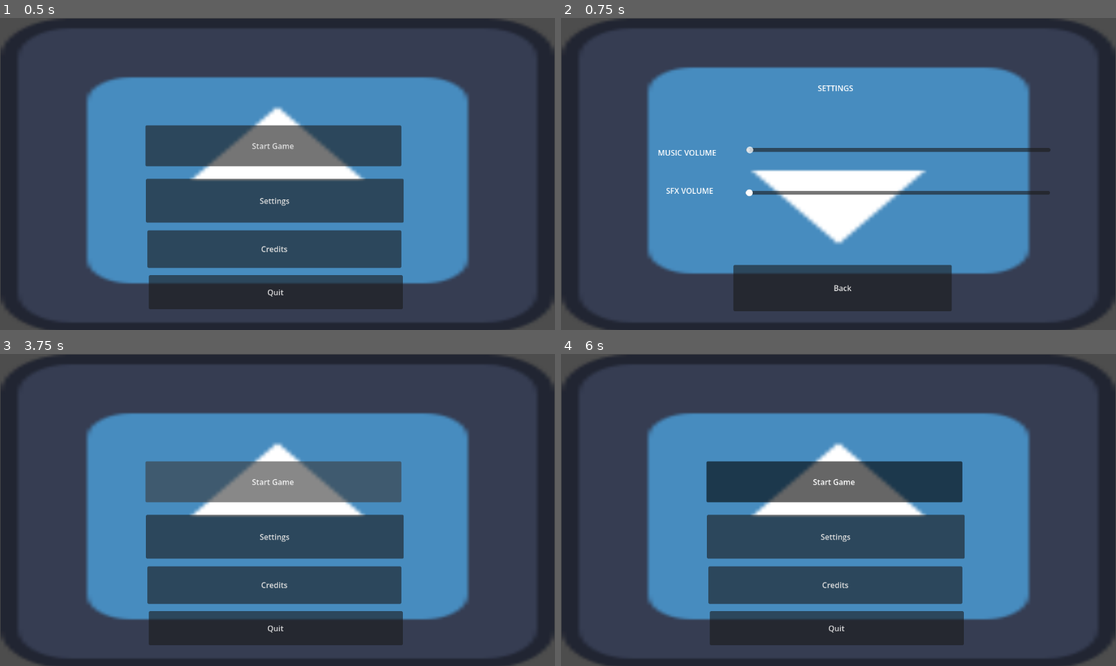
Above: before the commit, frames 1-4 (two rows, left to right).
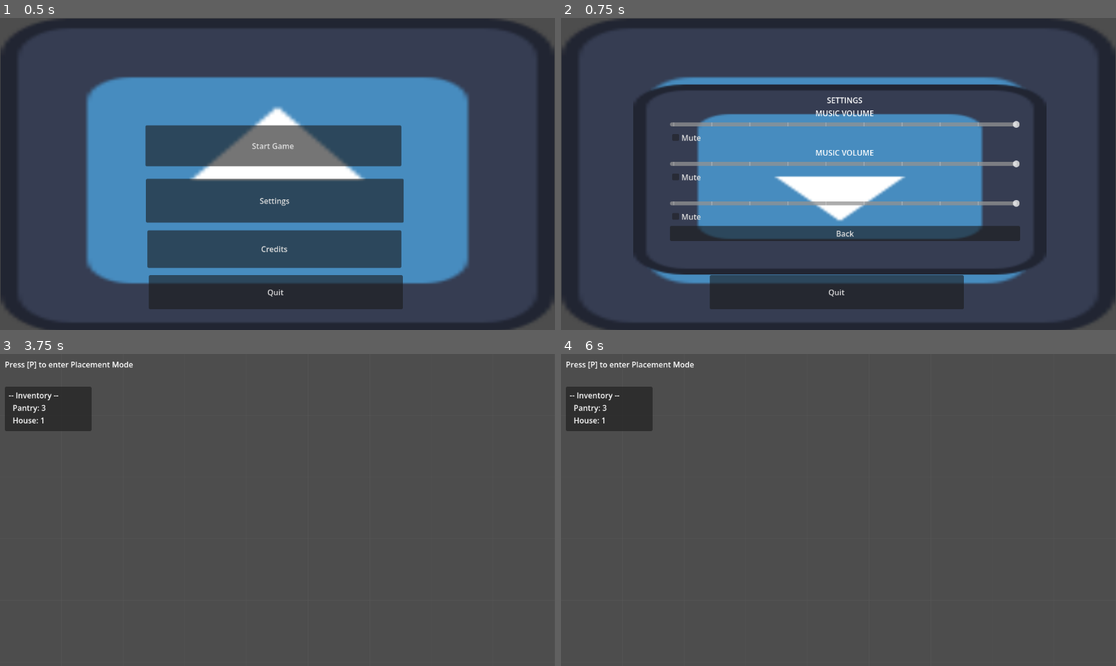
Above: after the commit, the same moments.

Repository: BigWing06/C3-Game-Jam-JARRN-Studios
Game: Godot game, scene res://scenes/Main Menu/MainMenu.tscn
The game is run twice, just before and just after one commit, with the same random seed, the same clock (stepped at 60 frames per second) and the same inputs. The engine's default icon, where the game draws it, is replaced by a stand-in: a white triangle on a blue panel in a dark square.
Inputs (mouse positions are in pixels of both pictures, inside the frame that each line leads up to):
- Up to frame 1 (0.5 s): no input
- Up to frame 2 (0.75 s): click "Settings" at 0.5 s
- Up to frame 3 (3.75 s): click "Back" at 1.25 s; click "Credits" at 2 s; click "Back" at 2.75 s; click "Start Game" at 3.5 s
- Up to frame 4 (6 s): click (832, 481) at 4.25 s, where only the run before the commit has a clickable "Start Game"; click (832, 481) at 5 s, where only the run before the commit has a clickable "Start Game"; tap P at 5.75, 5.85 s; move the mouse to (960, 494) at 5.77 s; click (960, 494) at 5.92 s

Frame 1 is identical in both runs. In frame 2, 36% of the frame differs, in the area x 13-89%, y 15-94%; in frame 3, 64%, in the area x 0-100%, y 0-100%; in frame 4, 63%.

Commit message:
Audio System
Added global audio with play_music and stop_music functions

Diff:
--- /dev/null
+++ b/pantry-planners/default_bus_layout.tres
@@ -0,0 +1,15 @@
+[gd_resource type="AudioBusLayout" format=3 uid="uid://sftvmqprvs86"]
+
+[resource]
+bus/1/name = &"Music"
+bus/1/solo = false
+bus/1/mute = false
+bus/1/bypass_fx = false
+bus/1/volume_db = 0.0
+bus/1/send = &"Master"
+bus/2/name = &"SFX"
+bus/2/solo = false
+bus/2/mute = false
+bus/2/bypass_fx = false
+bus/2/volume_db = 0.0
+bus/2/send = &"Master"
--- a/pantry-planners/project.godot
+++ b/pantry-planners/project.godot
@@ -15,6 +15,14 @@
 config/features=PackedStringArray("4.6", "Forward Plus")
 config/icon="res://icon.svg"
 
+[audio]
+
+buses/default_bus_layout="uid://sftvmqprvs86"
+
+[autoload]
+
+Audio="*uid://cnuusadau7t40"
+
 [global_group]
 
 house=""
--- /dev/null
+++ b/pantry-planners/scenes/Audio.tscn
@@ -0,0 +1,8 @@
+[gd_scene format=3 uid="uid://cnuusadau7t40"]
+
+[ext_resource type="Script" uid="uid://dyl22ryrjig4i" path="res://scenes/audio.gd" id="1_jp66d"]
+
+[node name="Audio" type="Node2D" unique_id=562752584]
+script = ExtResource("1_jp66d")
+
+[node name="MusicPlayer" type="AudioStreamPlayer" parent="." unique_id=1711863413]
--- a/pantry-planners/scenes/Main Menu/SettingsUI.tscn
+++ b/pantry-planners/scenes/Main Menu/SettingsUI.tscn
@@ -10,65 +10,89 @@
 anchors_preset = 15
 anchor_right = 1.0
 anchor_bottom = 1.0
-offset_left = 1.0
-offset_top = 1.0
-offset_right = 1151.0
-offset_bottom = 653.0
+offset_left = 150.0
+offset_top = 138.0
+offset_right = 1008.0
+offset_bottom = 533.0
 grow_horizontal = 2
 grow_vertical = 2
 texture = ExtResource("1_d0o66")
 flip_v = true
 
-[node name="Button Manager" type="Control" parent="." unique_id=1370861826]
-layout_mode = 3
-anchors_preset = 0
-offset_right = 40.0
-offset_bottom = 40.0
+[node name="Button Manager" type="VBoxContainer" parent="." unique_id=593322189]
+offset_left = 226.0
+offset_top = 81.0
+offset_right = 953.0
+offset_bottom = 541.0
+alignment = 1
 
-[node name="Navigate Back" type="Button" parent="Button Manager" unique_id=1828272215]
-layout_mode = 0
-offset_left = 358.0
-offset_top = 513.0
-offset_right = 811.0
-offset_bottom = 609.0
-text = "Back"
-
-[node name="Music Slider" type="HSlider" parent="Button Manager" unique_id=1413951940]
-layout_mode = 0
-offset_left = 384.0
-offset_top = 247.0
-offset_right = 1016.0
-offset_bottom = 301.0
-
-[node name="SFX Slider" type="HSlider" parent="Button Manager" unique_id=945495767]
-layout_mode = 0
-offset_left = 383.0
-offset_top = 336.0
-offset_right = 1015.0
-offset_bottom = 390.0
-
-[node name="Settings Label" type="Label" parent="." unique_id=903621282]
-offset_left = 528.0
-offset_top = 134.0
-offset_right = 612.0
-offset_bottom = 157.0
+[node name="Settings Label" type="Label" parent="Button Manager" unique_id=903621282]
+layout_mode = 2
 text = "SETTINGS"
 horizontal_alignment = 1
 
-[node name="Music Label" type="Label" parent="." unique_id=121188917]
-offset_left = 201.0
-offset_top = 268.0
-offset_right = 323.0
-offset_bottom = 291.0
+[node name="Master Label" type="Label" parent="Button Manager" unique_id=64458371]
+layout_mode = 2
 text = "MUSIC VOLUME"
 horizontal_alignment = 1
 
-[node name="SFX Label" type="Label" parent="." unique_id=1142678902]
-offset_left = 207.0
-offset_top = 347.0
-offset_right = 329.0
-offset_bottom = 370.0
+[node name="Master Slider" type="HSlider" parent="Button Manager" unique_id=1893733302]
+layout_mode = 2
+max_value = 1.0
+step = 0.05
+value = 0.5
+tick_count = 10
+ticks_on_borders = true
+ticks_position = 3
+
+[node name="Master Mute" type="CheckBox" parent="Button Manager" unique_id=63076743]
+layout_mode = 2
+text = "Mute"
+
+[node name="Music Label" type="Label" parent="Button Manager" unique_id=121188917]
+layout_mode = 2
+text = "MUSIC VOLUME"
+horizontal_alignment = 1
+
+[node name="Music Slider" type="HSlider" parent="Button Manager" unique_id=1413951940]
+layout_mode = 2
+max_value = 1.0
+step = 0.05
+value = 0.5
+tick_count = 10
+ticks_on_borders = true
+ticks_position = 3
+
+[node name="Music Mute" type="CheckBox" parent="Button Manager" unique_id=1615608315]
+layout_mode = 2
+text = "Mute"
+
+[node name="SFX Label" type="Label" parent="Button Manager" unique_id=1142678902]
+layout_mode = 2
 text = "SFX VOLUME"
 horizontal_alignment = 1
 
+[node name="SFX Slider" type="HSlider" parent="Button Manager" unique_id=1829269083]
+layout_mode = 2
+max_value = 1.0
+step = 0.05
+value = 0.5
+tick_count = 10
+ticks_on_borders = true
+ticks_position = 3
+
+[node name="SFX Mute" type="CheckBox" parent="Button Manager" unique_id=1194205616]
+layout_mode = 2
+text = "Mute"
+
+[node name="Navigate Back" type="Button" parent="Button Manager" unique_id=1828272215]
+layout_mode = 2
+text = "Back"
+
+[connection signal="value_changed" from="Button Manager/Master Slider" to="." method="_on_master_slider_value_changed"]
+[connection signal="toggled" from="Button Manager/Master Mute" to="." method="_on_master_mute_toggled"]
+[connection signal="value_changed" from="Button Manager/Music Slider" to="." method="_on_music_slider_value_changed"]
+[connection signal="toggled" from="Button Manager/Music Mute" to="." method="_on_music_mute_toggled"]
+[connection signal="value_changed" from="Button Manager/SFX Slider" to="." method="_on_sfx_slider_value_changed"]
+[connection signal="toggled" from="Button Manager/SFX Mute" to="." method="_on_sfx_mute_toggled"]
 [connection signal="pressed" from="Button Manager/Navigate Back" to="." method="_on_navigate_back_pressed"]
--- a/pantry-planners/scenes/Main Menu/main_menu.gd
+++ b/pantry-planners/scenes/Main Menu/main_menu.gd
@@ -3,6 +3,8 @@
 
 # Called when the node enters the scene tree for the first time.
 func _ready() -> void:
+	# Change to new music when ready
+	Audio.play_music(preload("res://MusicSFX/studiokolomna-risk-136788.mp3"))
 	pass # Replace with function body.
 
 
@@ -12,18 +14,18 @@
 
 # BUTTONS FOR MENU
 func _on_start_game_pressed() -> void:
-	# TODO: Fill in game scene
-	# get_tree().change_scene_to_file()
-	pass
+	# TODO: Change to official game later
+	get_tree().change_scene_to_file("res://scenes/PlacementTileMap/PlacementTileMap.tscn")
 
 
 func _on_settings_pressed() -> void:
-	get_tree().change_scene_to_file("res://scenes/Main Menu/SettingsUI.tscn")
+	var settings_scene = preload("res://scenes/Main Menu/SettingsUI.tscn")
+	var settings = settings_scene.instantiate()
+	add_child(settings)
 
 
 func _on_credits_pressed() -> void:
 	get_tree().change_scene_to_file("res://scenes/Main Menu/CreditsUI.tscn")
-	pass
 
 
 func _on_quit_pressed() -> void:
--- a/pantry-planners/scenes/Main Menu/settings_ui.gd
+++ b/pantry-planners/scenes/Main Menu/settings_ui.gd
@@ -3,13 +3,43 @@
 
 # Called when the node enters the scene tree for the first time.
 func _ready() -> void:
-	pass # Replace with function body.
+	var masterVal = db_to_linear(AudioServer.get_bus_volume_db(0))
+	$"Button Manager/Master Slider".value = masterVal
+	var musicVal = db_to_linear(AudioServer.get_bus_volume_db(1))
+	$"Button Manager/Music Slider".value = musicVal
+	var sfxVal = db_to_linear(AudioServer.get_bus_volume_db(2))
+	$"Button Manager/SFX Slider".value = sfxVal
 
 
 # Called every frame. 'delta' is the elapsed time since the previous frame.
 func _process(delta: float) -> void:
 	pass
 
+# Buttons and Sliders ---------------
 
 func _on_navigate_back_pressed() -> void:
-	get_tree().change_scene_to_file("res://scenes/Main Menu/MainMenu.tscn")
+	queue_free()
+
+
+func _on_master_slider_value_changed(value: float) -> void:
+	AudioServer.set_bus_volume_db(0,linear_to_db(value))
+
+
+func _on_music_slider_value_changed(value: float) -> void:
+	AudioServer.set_bus_volume_db(1,linear_to_db(value))
+
+
+func _on_sfx_slider_value_changed(value: float) -> void:
+	AudioServer.set_bus_volume_db(2,linear_to_db(value))
+
+
+func _on_master_mute_toggled(toggled_on: bool) -> void:
+	AudioServer.set_bus_mute(0, toggled_on)
+
+
+func _on_music_mute_toggled(toggled_on: bool) -> void:
+	AudioServer.set_bus_mute(1, toggled_on)
+
+
+func _on_sfx_mute_toggled(toggled_on: bool) -> void:
+	AudioServer.set_bus_mute(2, toggled_on)
--- /dev/null
+++ b/pantry-planners/scenes/audio.gd
@@ -0,0 +1,23 @@
+extends Node2D
+
+@onready var music_player = $MusicPlayer
+
+# Called when the node enters the scene tree for the first time.
+func _ready() -> void:
+	pass # Replace with function body.
+
+
+# Called every frame. 'delta' is the elapsed time since the previous frame.
+func _process(delta: float) -> void:
+	pass
+
+
+func play_music(track: AudioStream):
+	if (music_player.stream == track):
+		return
+	music_player.stream = track
+	music_player.play()
+
+
+func stop_music(track: AudioStream):
+	music_player.stop()
Not shown, added: pantry-planners/MusicSFX/studiokolomna-risk-136788.mp3.import
Not shown, added: pantry-planners/scenes/audio.gd.uid
Not shown, added: pantry-planners/MusicSFX/studiokolomna-risk-136788.mp3
